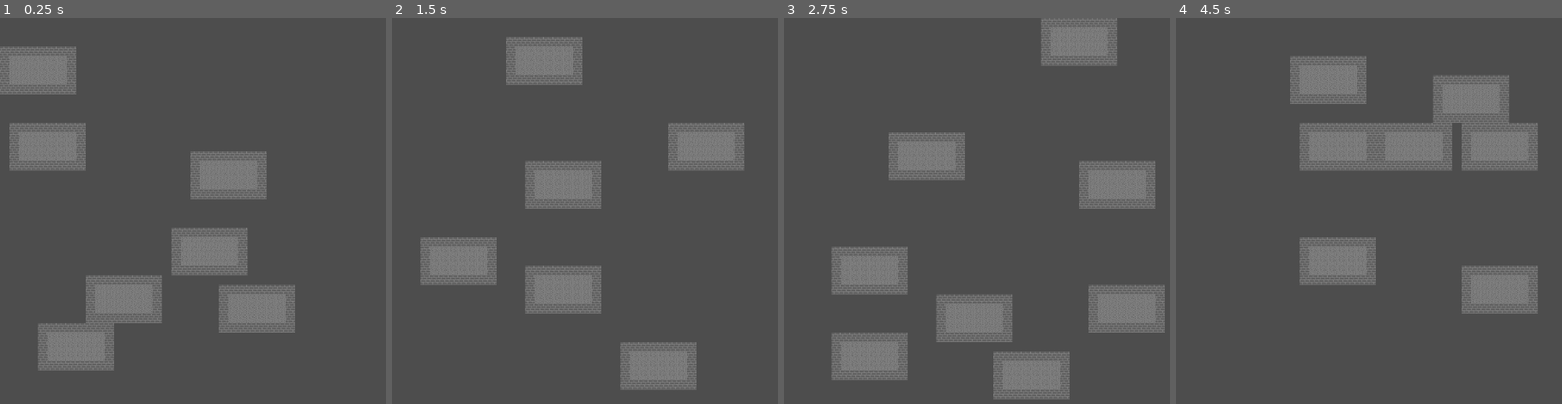
Above: before the commit, frames 1-4 (left to right).
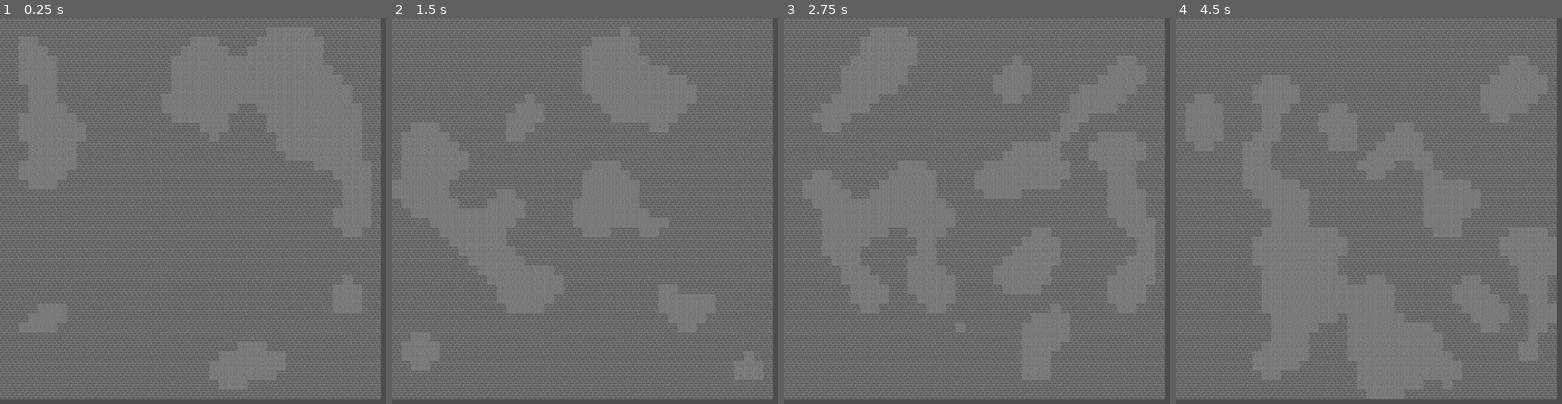
Above: after the commit, the same moments.

Repository: TheWalkingLapis/GMTKGameJam24
Game: Godot game, scene res://scenes/Dungeon.tscn
Same seed, same stepped clock (60 frames per second), same inputs: the game is played once before the commit and once after it.
Inputs:
- Up to frame 1 (0.25 s): no input
- Up to frame 2 (1.5 s): tap Enter at 0.5 s; tap G (generate_layer) at 0.6, 1.35 s; tap Space at 1.25 s
- Up to frame 3 (2.75 s): tap Enter at 2 s; tap G (generate_layer) at 2.1 s
- Up to frame 4 (4.5 s): tap Space at 2.75, 4.25 s; tap G (generate_layer) at 2.85, 3.6, 4.35 s; tap Enter at 3.5 s

The runs differ from the first frame. In frame 1, 57% of the frame differs, in the area x 0-99%, y 0-99%; in frame 2, 58%; in frame 3, 58%; in frame 4, 59%.

Commit message:
tried CA generation

Diff:
--- a/scripts/dungeon.gd
+++ b/scripts/dungeon.gd
@@ -6,13 +6,45 @@
 
 # Called when the node enters the scene tree for the first time.
 func _ready():
-	generate_dungeon_layer()
+	generate_layer_with_CA(0.45)
+	#generate_dungeon_layer()
 
 
 # Called every frame. 'delta' is the elapsed time since the previous frame.
 func _process(delta):
 	if Input.is_action_just_pressed("generate_layer"):
-		generate_dungeon_layer()
+		generate_layer_with_CA(0.45)
+		#generate_dungeon_layer()
+
+func generate_layer_with_CA(prob: float, birth_thresh: int = 5, survival_thresh:int = 4, num_iters: int = 4):
+	var cells = []
+	for y in range(max_dungeon_size.y):
+		cells.append([])
+		for x in range(max_dungeon_size.x):
+			cells[y].append(randf() <= prob)
+	var cells_new = cells.duplicate(true)
+	for iter in range(num_iters):
+		for y in range(max_dungeon_size.y):
+			for x in range(max_dungeon_size.x):
+				var num_neighbours = 0
+				for nx in range(-1, 2):
+					for ny in range(-1, 2):
+						if nx == 0 and ny == 0: continue
+						var idx_x = x + nx
+						var idx_y = y + ny
+						if idx_x >= 0 and idx_x < max_dungeon_size.x and idx_y >= 0 and idx_y < max_dungeon_size.y:
+							if cells[idx_y][idx_x]: num_neighbours += 1
+				# is alive atm
+				if cells[y][x]:
+					cells_new[y][x] = num_neighbours >= survival_thresh
+				# is dead atm
+				else:
+					cells_new[y][x] = num_neighbours >= birth_thresh
+		cells = cells_new
+		for y in range(max_dungeon_size.y):
+			for x in range(max_dungeon_size.x):
+				var tile_idx = 1 if cells[y][x] else 0
+				dungeon_tiles.set_cell(Vector2i(x,y), 0, Vector2i(tile_idx, 0))
 
 func generate_dungeon_layer():
 	dungeon_tiles.clear()
